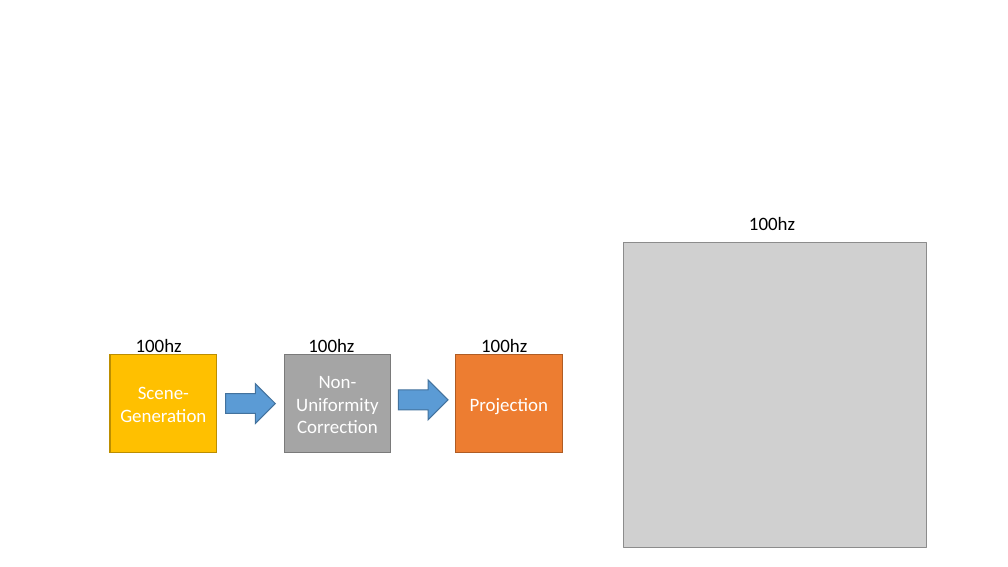
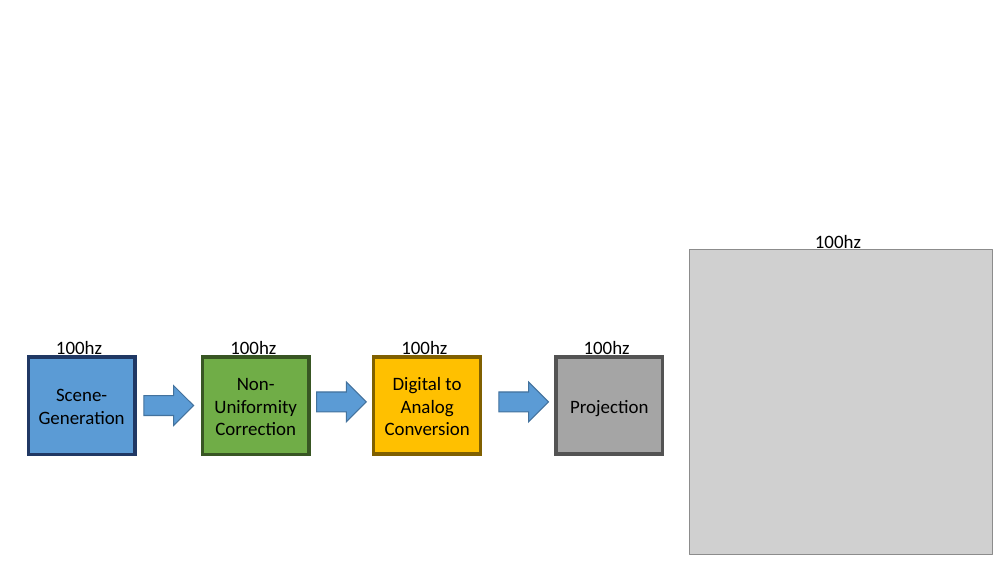
Before and after one commit to snaphat/phd_aaron_landwehr, a slide deck: slide 1 of fig/typical_projection_system.pptx. Drawn at 1008x567 pixels with LibreOffice and Linux fonts; fonts in the diff are those of the drawing; grey boxes stand for pictures. Boxes give left, top, right and bottom in pixels: in the first picture for what was removed or moved away, otherwise in the second. Text is boxed around its words. In the diff, an @@ line names an element or a change of style, - is before the commit and + after.

```diff
--- a/fig/typical_projection_system.pptx
+++ b/fig/typical_projection_system.pptx
@@ text "100hz" rewrapped from [749, 217, 795, 230] to [815, 233, 861, 250] @@
@@ picture: place and size @@
-picture at [623, 243, 926, 547]
+picture at [690, 250, 993, 554]
@@ rectangle "Scene-Generation" at [28, 357, 135, 454]: text colour #FFFFFF to #000000; fill #FFC000 to #5B9BD5; outline #BD8E00 1 pt to #203864 3 pt @@
@@ rectangle "Non-Uniformity Correction" at [203, 357, 309, 454]: text colour #FFFFFF to #000000; fill #A5A5A5 to #70AD47; outline #7A7A7A 1 pt to #385723 3 pt @@
@@ rectangle added at [374, 357, 480, 454], fill #FFC000, outline #806000 3.25 pt, 18 pt, text #000000 @@
+Digital to Analog Conversion
@@ rectangle "Projection": place and size @@
-rectangle "Projection" at [456, 355, 563, 452]
+rectangle "Projection" at [556, 357, 662, 454]
@@ rectangle "Projection" at [556, 357, 662, 454]: text colour #FFFFFF to #000000; fill #ED7D31 to #A5A5A5; outline #AF5C24 1 pt to #525252 3.25 pt @@
@@ text added at [584, 339, 630, 360], 18 pt, text #000000 @@
+100hz
@@ right arrow: place and size @@
-right arrow at [225, 383, 275, 423]
+right arrow at [144, 386, 194, 426]
@@ 3 texts, 2 rectangles, 1 right arrow: place and size @@
-3 texts, 2 rectangles, 1 right arrow at [110, 339, 527, 452]
+3 texts, 2 rectangles, 1 right arrow at [28, 339, 447, 454]
@@ right arrow added at [499, 382, 549, 422], fill #5B9BD5, outline #43739E 1 pt @@
```
Also in this commit, not shown: 5 other files.
